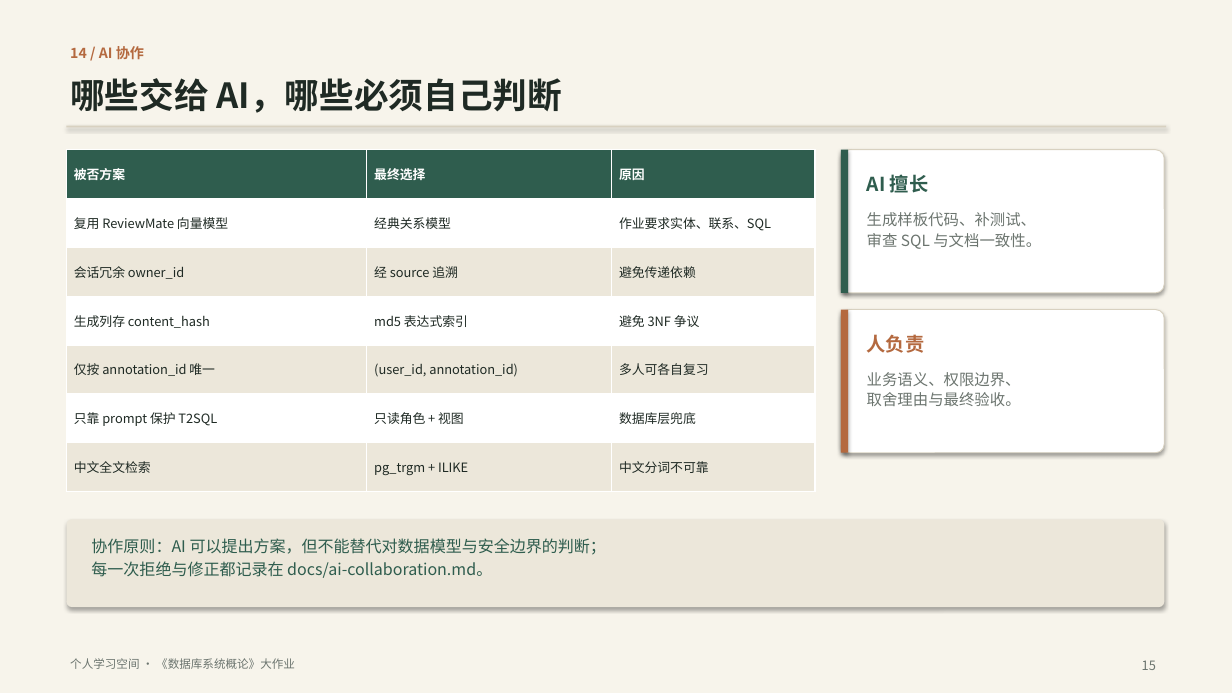
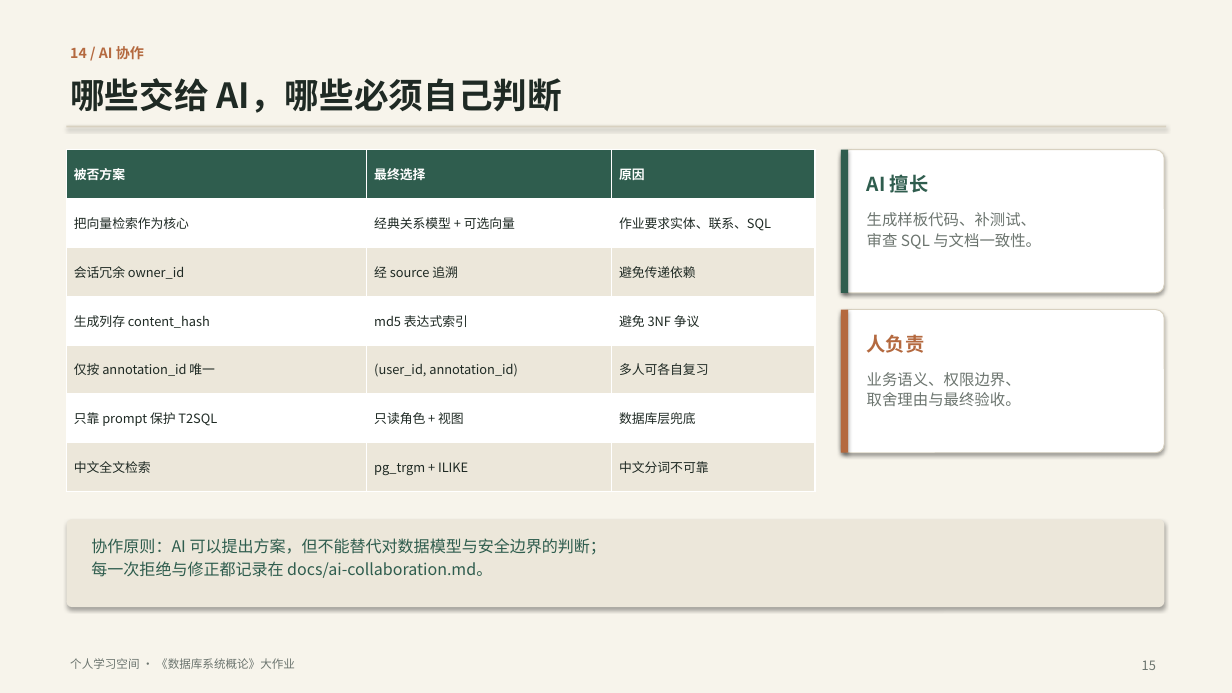
Before and after one commit to ycl-berserk/2026Database, a slide deck: slide 15 of docs/汇报.pptx. Drawn at 1232x693 pixels with LibreOffice and Linux fonts; fonts in the diff are those of the drawing. Boxes give left, top, right and bottom in pixels: in the first picture for what was removed or moved away, otherwise in the second. Text is boxed around its words. In the diff, an @@ line names an element or a change of style, - is before the commit and + after.

Commit message:
feat: pgvector 混合检索与索引一致性守护
- 迁移 004 增加 vector(1536)、HNSW cosine 索引与嵌入元数据
- 词法/向量各取 100 候选，RRF(k=60) 融合；无 Key 或调用失败自动退回词法
- 搜索页展示检索模式与向量覆盖率，支持每批 64 条补齐；管理员无入口
- 修复 pgvector 镜像切换后 tags 唯一索引的 libc 排序残留
- verify 增至 37 项（含混合检索与索引健康），测试 220 项

```diff
--- a/docs/汇报.pptx
+++ b/docs/汇报.pptx
@@ table at box(67, 150, 815, 492) @@
-row 2, column 1: 复用 ReviewMate 向量模型
+row 2, column 1: 把向量检索作为核心
-row 2, column 2: 经典关系模型
+row 2, column 2: 经典关系模型 + 可选向量
```
Also in this commit, not shown: 3 other slides changed, 23 other files.
